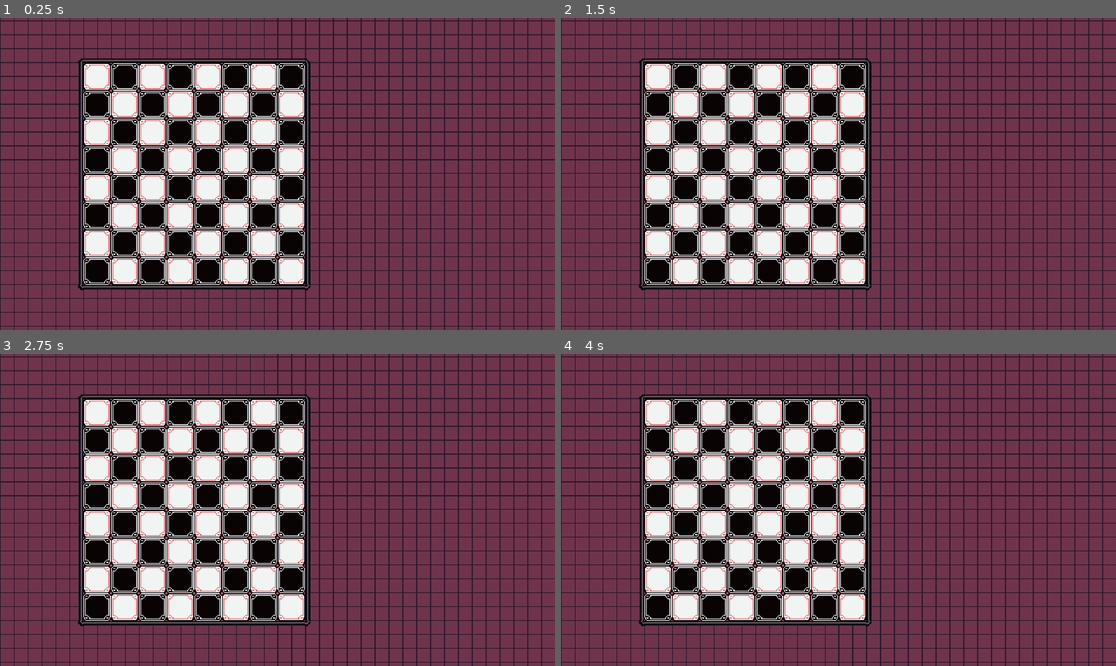
Above: before the commit, frames 1-4 (two rows, left to right).
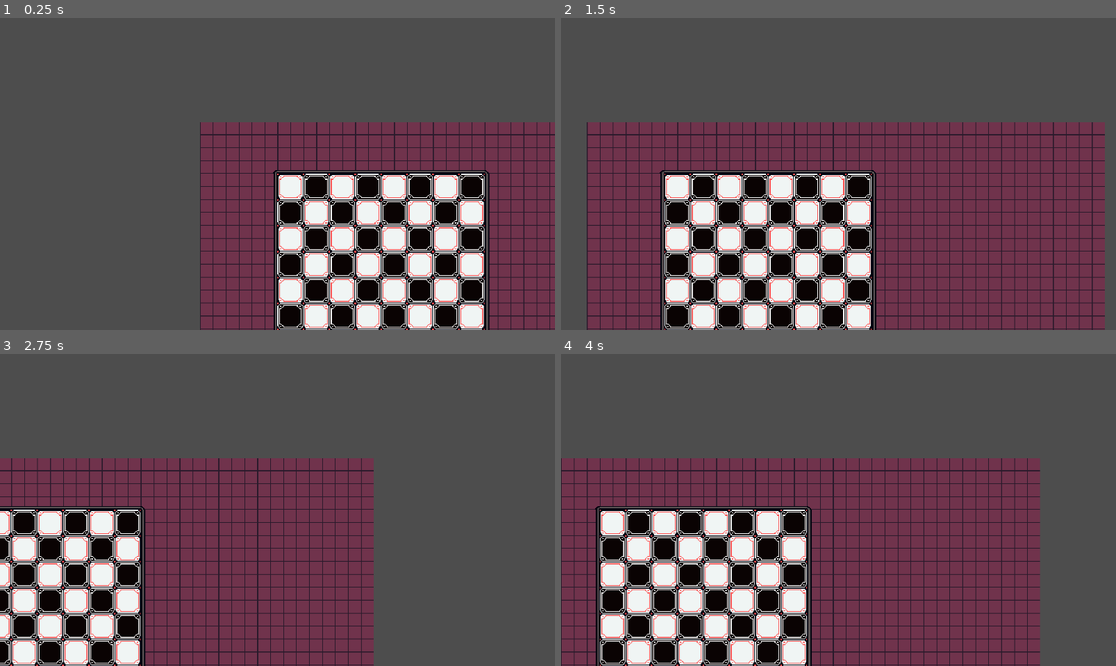
Above: after the commit, the same moments.

Repository: Saudadeeee/8x8
Game: Godot game, scene res://scenes/tile_map.tscn
Two runs of this game, one before a commit and one after it. Both use one fixed random seed, a clock stepped at 60 frames per second and the inputs below. The project has no main scene, so this scene is started directly.
Inputs (mouse positions are in pixels of both pictures, inside the frame that each line leads up to):
- Up to frame 1 (0.25 s): no input
- Up to frame 2 (1.5 s): tap Enter at 0.5 s; move the mouse to (960, 158) at 0.52 s; hold D (move_right, bound only after the commit) 0.53-1.25 s; click (960, 158) at 0.67 s; drag from (727, 189) to (810, 236) at 1.27 s
- Up to frame 3 (2.75 s): tap Space at 2 s; move the mouse to (333, 441) at 2.02 s; hold D (move_right, bound only after the commit) from 2.03 s (still down); click (333, 441) at 2.17 s
- Up to frame 4 (4 s): release D (move_right, bound only after the commit) at 2.75 s; drag from (810, 572) to (672, 463) at 2.77 s; tap Enter at 3.5 s; move the mouse to (1005, 556) at 3.52 s; hold A (move_left, bound only after the commit) from 3.53 s (still down); click (1005, 556) at 3.67 s

The runs differ from the first frame. In frame 1, 88% of the frame differs, in the area x 0-100%, y 0-100%; in frame 2, 68%; in frame 3, 87%; in frame 4, 72%.

Commit message:
camera update

Diff:
--- a/project.godot
+++ b/project.godot
@@ -19,6 +19,47 @@
 window/size/viewport_width=1920
 window/size/viewport_height=1080
 
+[input]
+
+move_up={
+"deadzone": 0.2,
+"events": [Object(InputEventKey,"resource_local_to_scene":false,"resource_name":"","device":-1,"window_id":0,"alt_pressed":false,"shift_pressed":false,"ctrl_pressed":false,"meta_pressed":false,"pressed":false,"keycode":0,"physical_keycode":87,"key_label":0,"unicode":119,"location":0,"echo":false,"script":null)
+, Object(InputEventKey,"resource_local_to_scene":false,"resource_name":"","device":-1,"window_id":0,"alt_pressed":false,"shift_pressed":false,"ctrl_pressed":false,"meta_pressed":false,"pressed":false,"keycode":0,"physical_keycode":4194320,"key_label":0,"unicode":0,"location":0,"echo":false,"script":null)
+, Object(InputEventKey,"resource_local_to_scene":false,"resource_name":"","device":-1,"window_id":0,"alt_pressed":false,"shift_pressed":false,"ctrl_pressed":false,"meta_pressed":false,"pressed":false,"keycode":0,"physical_keycode":87,"key_label":0,"unicode":87,"location":0,"echo":false,"script":null)
+]
+}
+move_down={
+"deadzone": 0.2,
+"events": [Object(InputEventKey,"resource_local_to_scene":false,"resource_name":"","device":-1,"window_id":0,"alt_pressed":false,"shift_pressed":false,"ctrl_pressed":false,"meta_pressed":false,"pressed":false,"keycode":0,"physical_keycode":83,"key_label":0,"unicode":115,"location":0,"echo":false,"script":null)
+, Object(InputEventKey,"resource_local_to_scene":false,"resource_name":"","device":-1,"window_id":0,"alt_pressed":false,"shift_pressed":false,"ctrl_pressed":false,"meta_pressed":false,"pressed":false,"keycode":0,"physical_keycode":4194322,"key_label":0,"unicode":0,"location":0,"echo":false,"script":null)
+, Object(InputEventKey,"resource_local_to_scene":false,"resource_name":"","device":-1,"window_id":0,"alt_pressed":false,"shift_pressed":false,"ctrl_pressed":false,"meta_pressed":false,"pressed":false,"keycode":0,"physical_keycode":83,"key_label":0,"unicode":83,"location":0,"echo":false,"script":null)
+]
+}
+move_left={
+"deadzone": 0.2,
+"events": [Object(InputEventKey,"resource_local_to_scene":false,"resource_name":"","device":-1,"window_id":0,"alt_pressed":false,"shift_pressed":false,"ctrl_pressed":false,"meta_pressed":false,"pressed":false,"keycode":0,"physical_keycode":65,"key_label":0,"unicode":97,"location":0,"echo":false,"script":null)
+, Object(InputEventKey,"resource_local_to_scene":false,"resource_name":"","device":-1,"window_id":0,"alt_pressed":false,"shift_pressed":false,"ctrl_pressed":false,"meta_pressed":false,"pressed":false,"keycode":0,"physical_keycode":4194319,"key_label":0,"unicode":0,"location":0,"echo":false,"script":null)
+, Object(InputEventKey,"resource_local_to_scene":false,"resource_name":"","device":-1,"window_id":0,"alt_pressed":false,"shift_pressed":false,"ctrl_pressed":false,"meta_pressed":false,"pressed":false,"keycode":0,"physical_keycode":65,"key_label":0,"unicode":65,"location":0,"echo":false,"script":null)
+]
+}
+move_right={
+"deadzone": 0.2,
+"events": [Object(InputEventKey,"resource_local_to_scene":false,"resource_name":"","device":-1,"window_id":0,"alt_pressed":false,"shift_pressed":false,"ctrl_pressed":false,"meta_pressed":false,"pressed":false,"keycode":0,"physical_keycode":68,"key_label":0,"unicode":100,"location":0,"echo":false,"script":null)
+, Object(InputEventKey,"resource_local_to_scene":false,"resource_name":"","device":-1,"window_id":0,"alt_pressed":false,"shift_pressed":false,"ctrl_pressed":false,"meta_pressed":false,"pressed":false,"keycode":0,"physical_keycode":4194321,"key_label":0,"unicode":0,"location":0,"echo":false,"script":null)
+, Object(InputEventKey,"resource_local_to_scene":false,"resource_name":"","device":-1,"window_id":0,"alt_pressed":false,"shift_pressed":false,"ctrl_pressed":false,"meta_pressed":false,"pressed":false,"keycode":0,"physical_keycode":68,"key_label":0,"unicode":68,"location":0,"echo":false,"script":null)
+]
+}
+zoom_in={
+"deadzone": 0.2,
+"events": [Object(InputEventMouseButton,"resource_local_to_scene":false,"resource_name":"","device":-1,"window_id":0,"alt_pressed":false,"shift_pressed":false,"ctrl_pressed":false,"meta_pressed":false,"button_mask":0,"position":Vector2(0, 0),"global_position":Vector2(0, 0),"factor":1.0,"button_index":4,"canceled":false,"pressed":false,"double_click":false,"script":null)
+]
+}
+zoom_out={
+"deadzone": 0.2,
+"events": [Object(InputEventMouseButton,"resource_local_to_scene":false,"resource_name":"","device":-1,"window_id":0,"alt_pressed":false,"shift_pressed":false,"ctrl_pressed":false,"meta_pressed":false,"button_mask":0,"position":Vector2(0, 0),"global_position":Vector2(0, 0),"factor":1.0,"button_index":5,"canceled":false,"pressed":false,"double_click":false,"script":null)
+]
+}
+
 [rendering]
 
 textures/canvas_textures/default_texture_filter=0
--- /dev/null
+++ b/scenes/gamealgo/camera_2d.tscn
@@ -0,0 +1,7 @@
+[gd_scene load_steps=2 format=3 uid="uid://coqikjrrgi8c7"]
+
+[ext_resource type="Script" uid="uid://2n5e2w1x3x7a" path="res://scripts/gamealgo/camera_2d.gd" id="1_41nc8"]
+
+[node name="Camera2D" type="Camera2D"]
+zoom = Vector2(2.8, 2.8)
+script = ExtResource("1_41nc8")
--- a/scenes/tile_map.tscn
+++ b/scenes/tile_map.tscn
@@ -1,6 +1,7 @@
-[gd_scene load_steps=4 format=3 uid="uid://bsjvkmwnsdxrm"]
+[gd_scene load_steps=5 format=3 uid="uid://bsjvkmwnsdxrm"]
 
 [ext_resource type="Texture2D" uid="uid://bm3ecs1jg3ils" path="res://assets/NullTale Chess Update.png" id="1_tjuek"]
+[ext_resource type="PackedScene" uid="uid://coqikjrrgi8c7" path="res://scenes/gamealgo/camera_2d.tscn" id="2_47enk"]
 
 [sub_resource type="TileSetAtlasSource" id="TileSetAtlasSource_47enk"]
 texture = ExtResource("1_tjuek")
@@ -130,6 +131,4 @@
 layer_2/name = "Layer2"
 layer_2/tile_data = PackedInt32Array(-65536, 131072, 0, -65535, 131072, 0, -65534, 131072, 0, -65533, 131072, 0, -65532 …(1202 unchanged characters)…
 
-[node name="Camera2D" type="Camera2D" parent="."]
-position = Vector2(224, 128)
-zoom = Vector2(3, 3)
+[node name="Camera2D" parent="." instance=ExtResource("2_47enk")]
--- /dev/null
+++ b/scripts/gamealgo/camera_2d.gd
@@ -0,0 +1,52 @@
+extends Camera2D
+
+@export var speed: float = 300.0
+@export var zoom_step: float = 0.1
+@export var min_zoom: float = 0.5
+@export var max_zoom: float = 3.0
+
+var dragging: bool = false
+var last_mouse_pos: Vector2
+
+func _process(delta: float) -> void:
+	# Di chuyển bằng WASD
+	var input_vector = Vector2.ZERO
+
+	if Input.is_action_pressed("move_up"):
+		input_vector.y -= 1
+	if Input.is_action_pressed("move_down"):
+		input_vector.y += 1
+	if Input.is_action_pressed("move_left"):
+		input_vector.x -= 1
+	if Input.is_action_pressed("move_right"):
+		input_vector.x += 1
+
+	if input_vector != Vector2.ZERO:
+		position += input_vector.normalized() * speed * delta
+
+func _unhandled_input(event: InputEvent) -> void:
+	# Zoom bằng con lăn chuột
+	if event is InputEventMouseButton:
+		if event.button_index == MOUSE_BUTTON_WHEEL_UP and event.pressed:
+			zoom -= Vector2(zoom_step, zoom_step)
+		elif event.button_index == MOUSE_BUTTON_WHEEL_DOWN and event.pressed:
+			zoom += Vector2(zoom_step, zoom_step)
+
+		# Giới hạn zoom
+		zoom.x = clamp(zoom.x, min_zoom, max_zoom)
+		zoom.y = clamp(zoom.y, min_zoom, max_zoom)
+
+		# Kéo bằng chuột giữa
+		if event.button_index == MOUSE_BUTTON_MIDDLE:
+			if event.pressed:
+				dragging = true
+				last_mouse_pos = get_viewport().get_mouse_position()
+			else:
+				dragging = false
+
+	# Kéo camera khi giữ chuột giữa (đã fix tốc độ)
+	if event is InputEventMouseMotion and dragging:
+		var mouse_pos = get_viewport().get_mouse_position()
+		var delta_pos = (last_mouse_pos - mouse_pos) * (1.0 / zoom.x)
+		position += delta_pos
+		last_mouse_pos = mouse_pos
Not shown, added: scripts/gamealgo/camera_2d.gd.uid
